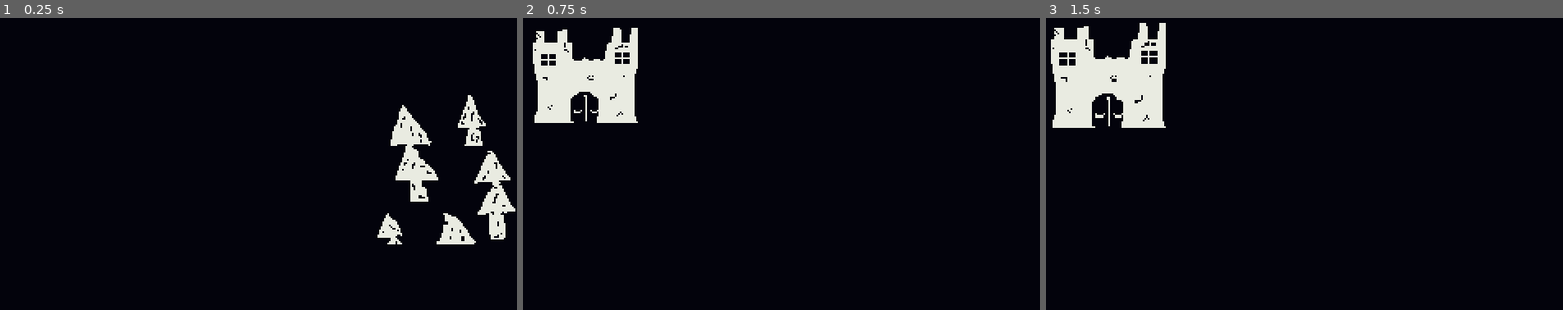
Above: before the commit, frames 1-3 (left to right).
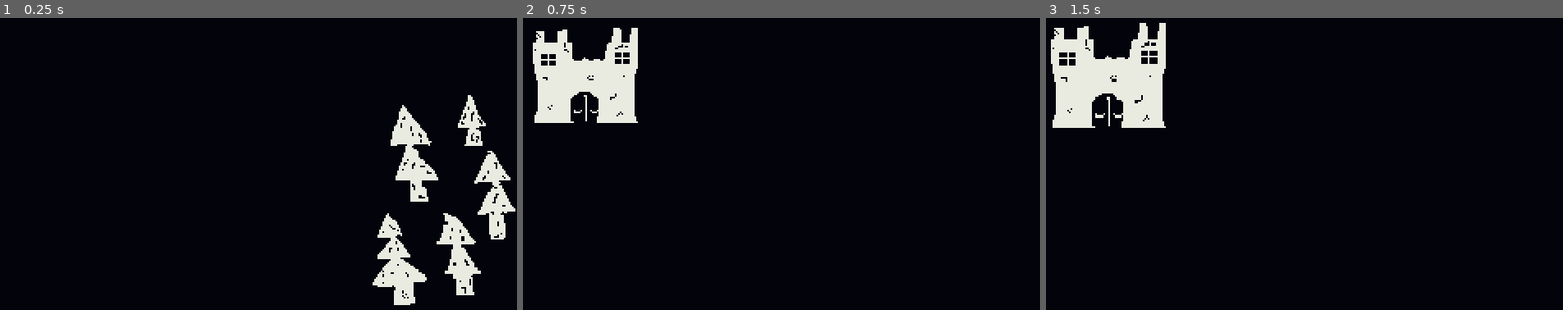
Above: after the commit, the same moments.

Repository: SilentSleeper/GMTK
Game: Godot game, scene res://Scenes/world_map.tscn
Two runs of this game, one before a commit and one after it. Both use one fixed random seed, a clock stepped at 60 frames per second and the inputs below.
Inputs (mouse positions are in pixels of both pictures, inside the frame that each line leads up to):
- Up to frame 1 (0.25 s): no input
- Up to frame 2 (0.75 s): tap Enter at 0.5 s; move the mouse to (967, 201) at 0.52 s; click (967, 201) at 0.67 s
- Up to frame 3 (1.5 s): tap Space at 1.25 s; move the mouse to (1108, 76) at 1.27 s; click (1108, 76) at 1.42 s

The runs differ from the first frame. In frame 1, 1.7% of the frame differs, in the area x 72-94%, y 77-99%; in frame 2, nothing differs; in frame 3, nothing differs.

Commit message:
Textbox for maps added

Diff:
--- /dev/null
+++ b/Scenes/text_box.tscn
@@ -0,0 +1,66 @@
+[gd_scene load_steps=4 format=3 uid="uid://bnds07vngyg4e"]
+
+[ext_resource type="FontFile" uid="uid://daoxlemdr3mlr" path="res://Fonts/BetterPixels.ttf" id="2_0kxgl"]
+[ext_resource type="FontFile" uid="uid://cmtks3r8mym8i" path="res://Fonts/PixelMasterBold.ttf" id="2_ot2p7"]
+
+[sub_resource type="StyleBoxFlat" id="StyleBoxFlat_0kxgl"]
+bg_color = Color(0, 0, 0, 1)
+
+[node name="Text_Box" type="CanvasLayer"]
+
+[node name="Sprite2D" type="Sprite2D" parent="."]
+
+[node name="MarginContainer" type="MarginContainer" parent="Sprite2D"]
+anchors_preset = -1
+anchor_left = 32.0
+anchor_top = 0.5
+anchor_right = 32.0
+anchor_bottom = 0.5
+offset_top = 149.5
+offset_right = 288.0
+offset_bottom = 179.5
+grow_vertical = 2
+metadata/_edit_use_anchors_ = true
+
+[node name="Panel" type="Panel" parent="Sprite2D/MarginContainer"]
+layout_mode = 2
+theme_override_styles/panel = SubResource("StyleBoxFlat_0kxgl")
+
+[node name="MarginContainer" type="MarginContainer" parent="Sprite2D/MarginContainer"]
+layout_mode = 2
+theme_override_constants/margin_left = 3
+theme_override_constants/margin_top = 3
+theme_override_constants/margin_right = 3
+theme_override_constants/margin_bottom = 3
+
+[node name="HBoxContainer" type="HBoxContainer" parent="Sprite2D/MarginContainer/MarginContainer"]
+layout_mode = 2
+
+[node name="Start" type="Label" parent="Sprite2D/MarginContainer/MarginContainer/HBoxContainer"]
+custom_minimum_size = Vector2(7, 0)
+layout_mode = 2
+size_flags_horizontal = 0
+size_flags_vertical = 0
+theme_override_fonts/font = ExtResource("2_0kxgl")
+text = "*"
+
+[node name="Label" type="RichTextLabel" parent="Sprite2D/MarginContainer/MarginContainer/HBoxContainer"]
+custom_minimum_size = Vector2(1, 1)
+layout_mode = 2
+size_flags_horizontal = 3
+theme_override_colors/default_color = Color(1, 1, 1, 1)
+theme_override_constants/line_separation = -3
+theme_override_fonts/normal_font = ExtResource("2_0kxgl")
+theme_override_fonts/bold_font = ExtResource("2_ot2p7")
+bbcode_enabled = true
+text = "Placeholder text for when we bing the heck out of the game jam"
+scroll_active = false
+justification_flags = 0
+
+[node name="End" type="Label" parent="Sprite2D/MarginContainer/MarginContainer/HBoxContainer"]
+custom_minimum_size = Vector2(7, 0)
+layout_mode = 2
+size_flags_horizontal = 8
+size_flags_vertical = 8
+theme_override_fonts/font = ExtResource("2_0kxgl")
+text = "V"
--- a/Scenes/world_map.tscn
+++ b/Scenes/world_map.tscn
@@ -4,15 +4,6 @@
 [ext_resource type="PackedScene" uid="uid://dd0cowapkq8uw" path="res://Scenes/forest.tscn" id="2_b7gke"]
 
 [node name="World_Map" type="Node2D"]
-
-[node name="CanvasLayer" type="CanvasLayer" parent="."]
-
-[node name="TextureRect" type="TextureRect" parent="CanvasLayer"]
-offset_left = 209.0
-offset_top = 140.0
-offset_right = 249.0
-offset_bottom = 180.0
-texture = ExtResource("1_rvr0e")
 
 [node name="TextureRect" type="TextureRect" parent="."]
 offset_right = 320.0
--- a/Scripts/location_clickable.gd
+++ b/Scripts/location_clickable.gd
@@ -14,7 +14,7 @@
 	animation_player.play_backwards("scaleAnim")
 
 func change_scene(target: String, viewport: Node):
-	viewport.get_tree().change_scene_to_file(targetScene)
+	viewport.get_tree().change_scene_to_file(target)
 
 func _input_event(viewport: Node, event: InputEvent, _shape_idx: int):
 	if event is InputEventMouseButton and event.pressed:
Binary file added: Fonts/BetterPixels.ttf
Not shown, added: Fonts/BetterPixels.ttf.import
Binary file added: Fonts/BoldLCD.ttf
Not shown, added: Fonts/BoldLCD.ttf.import
Binary file added: Fonts/Born2bSportyV2.ttf
Not shown, added: Fonts/Born2bSportyV2.ttf.import
Binary file added: Fonts/PixelMasterBold.ttf
Not shown, added: Fonts/PixelMasterBold.ttf.import
